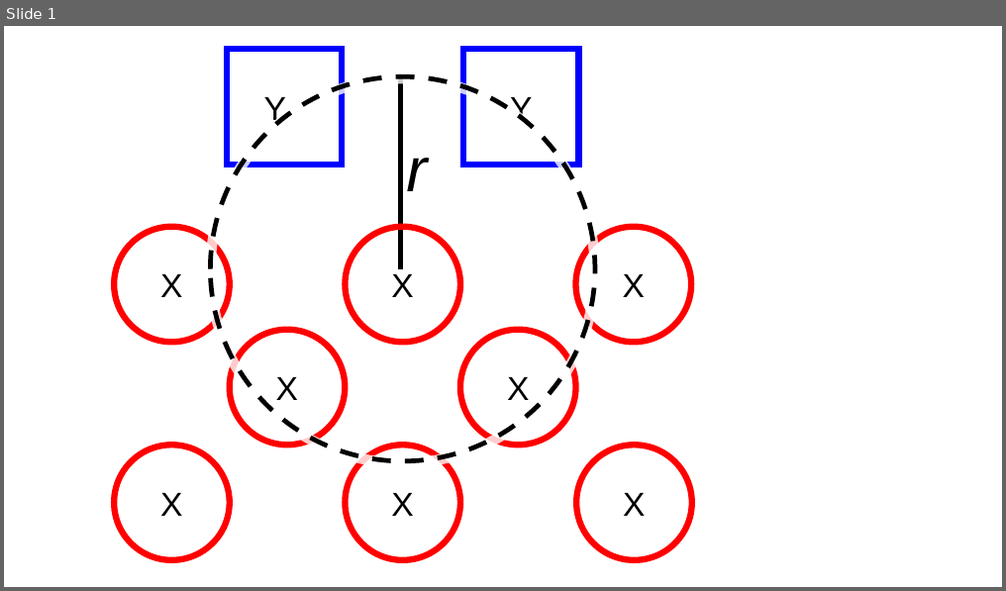
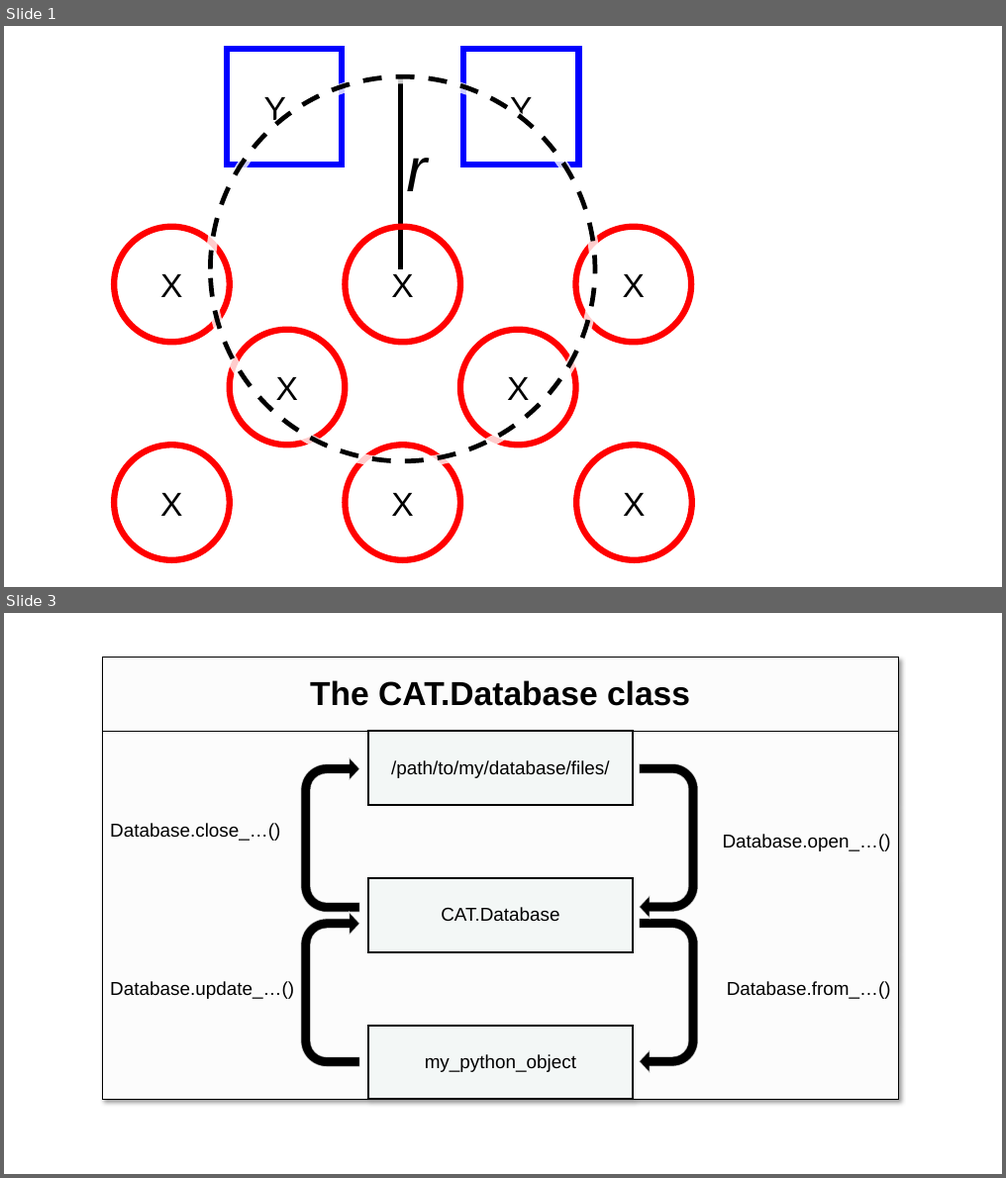
Before and after one commit to nlesc-nano/CAT, a slide deck: docs/_images/images.pptx. Shown one above the other, each under a label of ours: slide 1 before the commit, slides 1 and 3 after it; the slides between them are not shown. The pictures are 1006x591 and 1006x1178 pixels, drawn with LibreOffice and Linux fonts; fonts in the diff are those of the drawing. Boxes give left, top, right and bottom in pixels: in the first picture for what was removed or moved away, otherwise in the second. Text is boxed around its words. In the diff, an @@ line names an element or a change of style, - is before the commit and + after.

```diff
--- a/docs/_images/images.pptx
+++ b/docs/_images/images.pptx
@@ slide 3 added at <box>4,613,1002,1174</box>, background #FFFFFF @@
@@ table added at <box>103,658,898,1100</box>, 6 rows, 3 columns @@
+The CAT.Database class |  | 
+ | /path/to/my/database/files/ | 
+Database.close_…() |  | Database.open_…()
+ | CAT.Database | 
+Database.update_…() |  | Database.from_…()
+ | my_python_object | 
@@ uturn arrow added at <box>301,758,360,912</box>, fill #000000, outline #FFFFFF 1 pt @@
@@ uturn arrow added at <box>640,763,699,919</box>, fill #000000, outline #FFFFFF 1 pt @@
@@ uturn arrow added at <box>301,912,360,1067</box>, fill #000000, outline #FFFFFF 1 pt @@
@@ uturn arrow added at <box>640,919,699,1073</box>, fill #000000, outline #FFFFFF 1 pt @@
```
Also in this commit, not shown: 1 other slide added, 22 other files.
